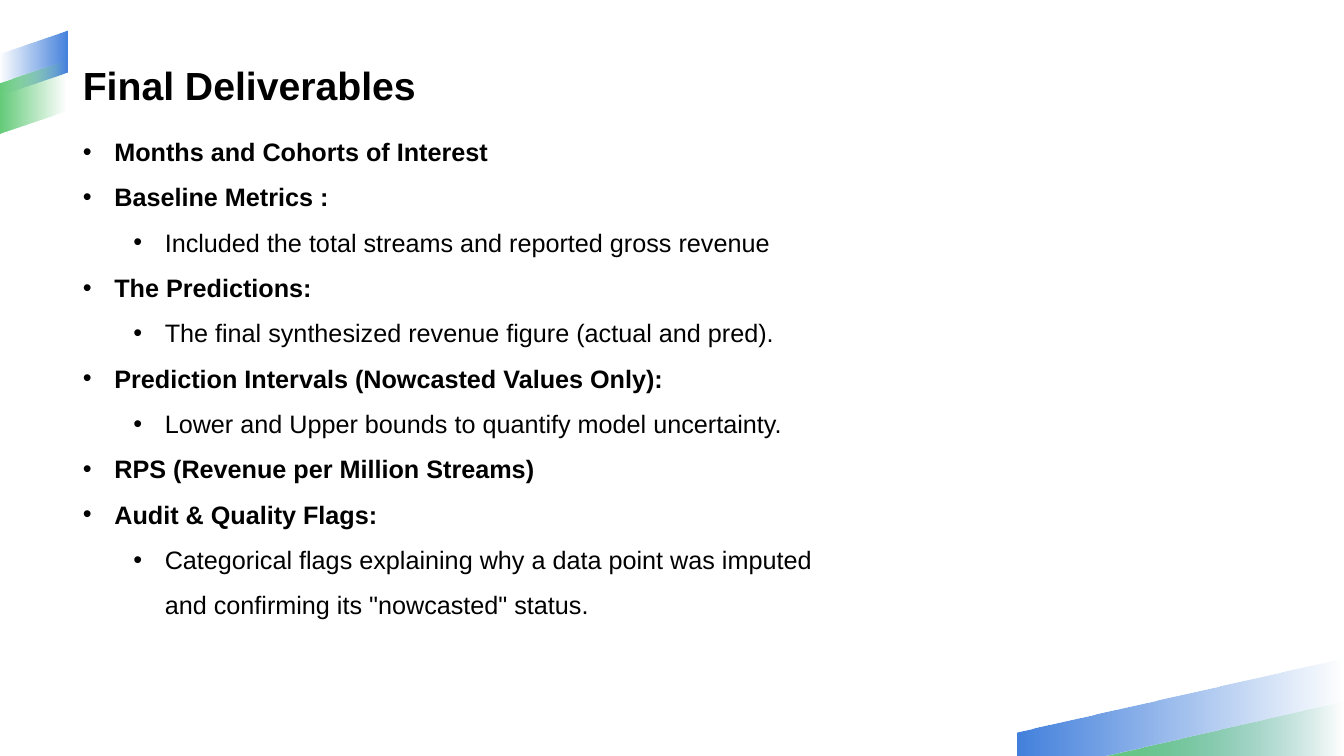
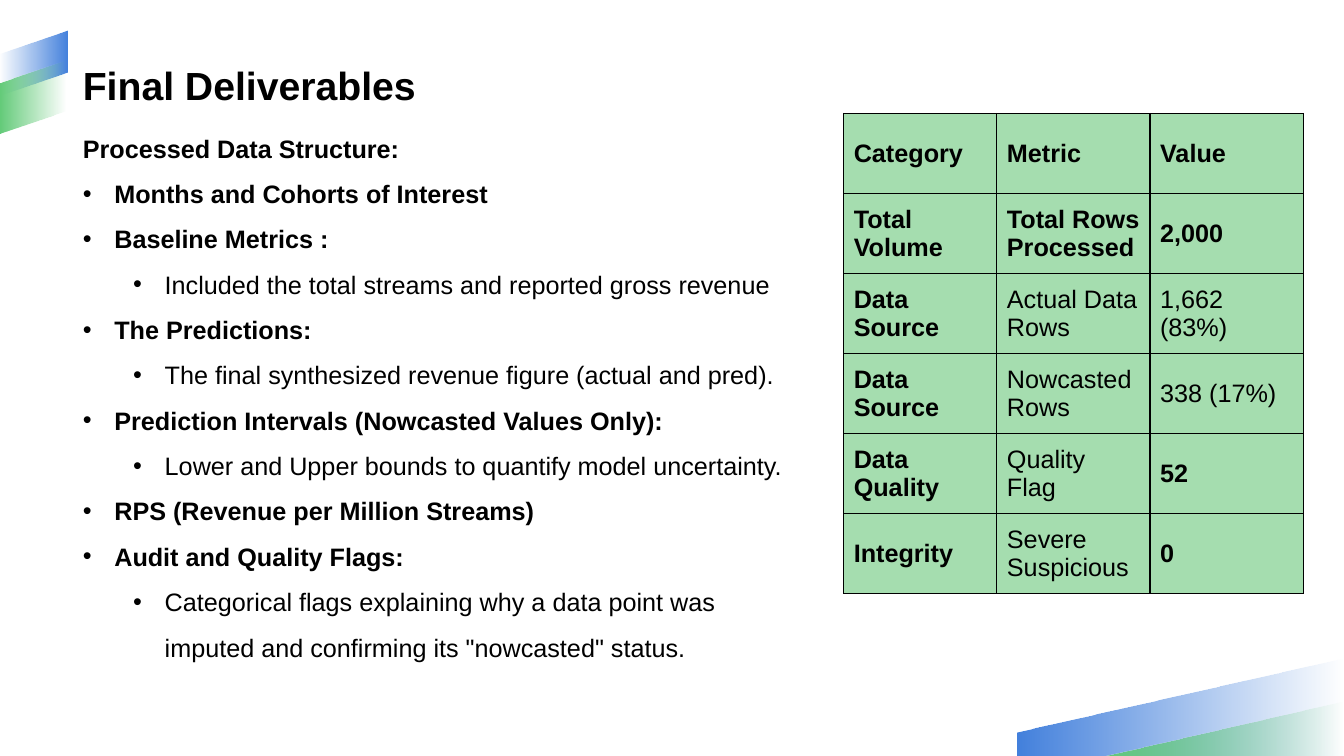
Before and after one commit to NathanPalaiologos/CMG-case-study, a slide deck: slide 7 of CMG Case Study Slide.pptx. Drawn at 1344x756 pixels with LibreOffice and Linux fonts; fonts in the diff are those of the drawing; background and template pictures are left out. Boxes give left, top, right and bottom in pixels: in the first picture for what was removed or moved away, otherwise in the second. Text is boxed around its words. In the diff, an @@ line names an element or a change of style, - is before the commit and + after.

```diff
--- a/CMG Case Study Slide.pptx
+++ b/CMG Case Study Slide.pptx
@@ table added at [844,113,1304,593], 6 rows, 3 columns @@
+Category | Metric | Value
+Total Volume | Total Rows Processed | 2,000
+Data Source | Actual Data Rows | 1,662 (83%)
+Data Source | Nowcasted Rows | 338 (17%)
+Data Quality | Quality Flag | 52
+Integrity | Severe Suspicious | 0
@@ text at [83,139,399,159]: paragraph added @@
+Processed Data Structure:
@@ text at [114,547,404,572]: text changed @@
-• Audit & Quality Flags:
+• Audit and Quality Flags:
```
Also in this commit, not shown: 9 other slides changed, 10 other files.
